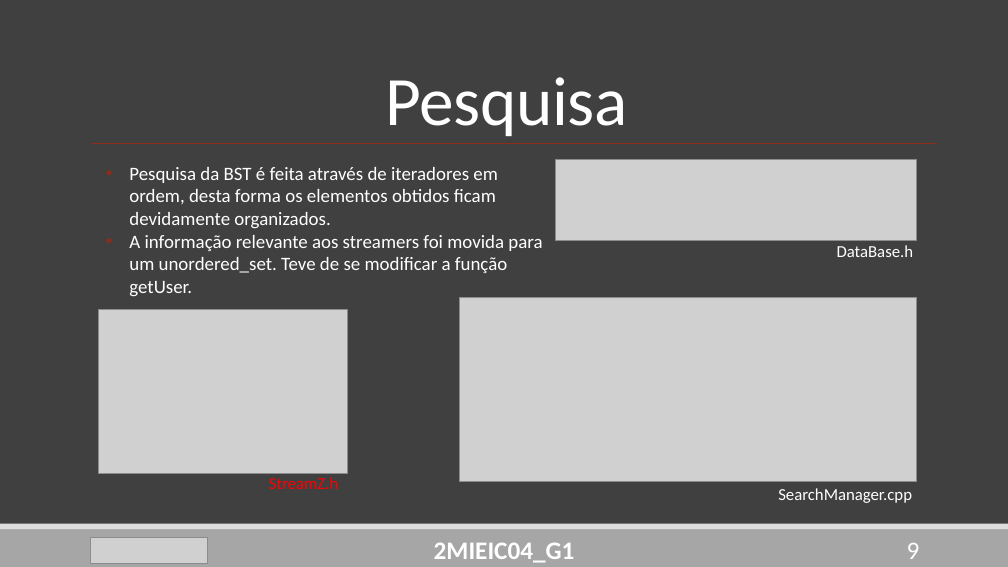
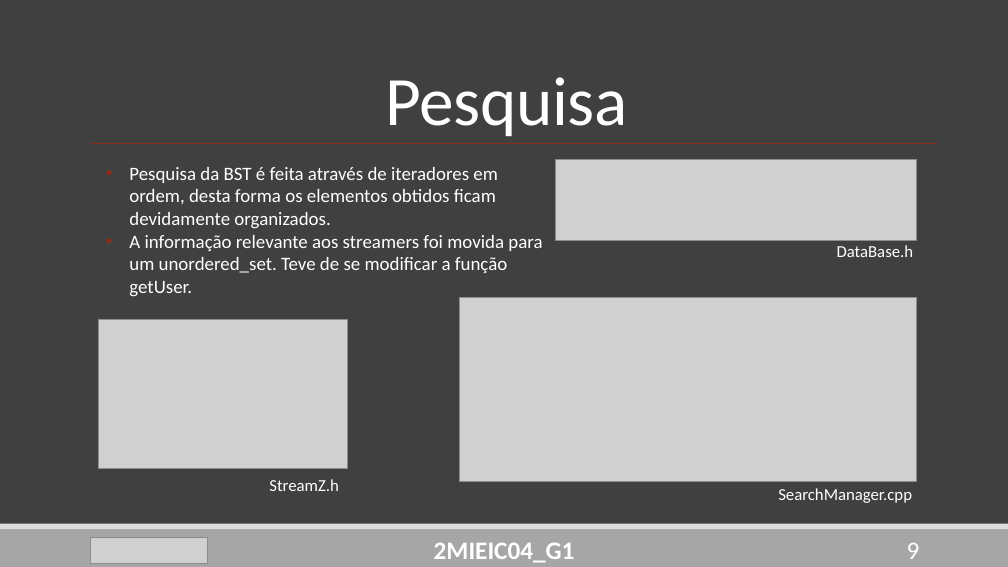
Before and after one commit to DoStini/FEUP-AEDA-proj, a slide deck: slide 9 of StreamZ__P2.pptx. Drawn at 1008x567 pixels with LibreOffice and Linux fonts; fonts in the diff are those of the drawing; grey boxes stand for pictures. Boxes give left, top, right and bottom in pixels: in the first picture for what was removed or moved away, otherwise in the second. Text is boxed around its words. In the diff, an @@ line names an element or a change of style, - is before the commit and + after.

```diff
--- a/StreamZ__P2.pptx
+++ b/StreamZ__P2.pptx
@@ picture: place and size @@
-picture at [98, 310, 347, 473]
+picture at [98, 319, 347, 469]
@@ text "StreamZ.h" at [269, 479, 339, 491]: text colour #FF0000 to #FFFFFF @@
```
Also in this commit, not shown: 6 other slides changed, 1 other file.
